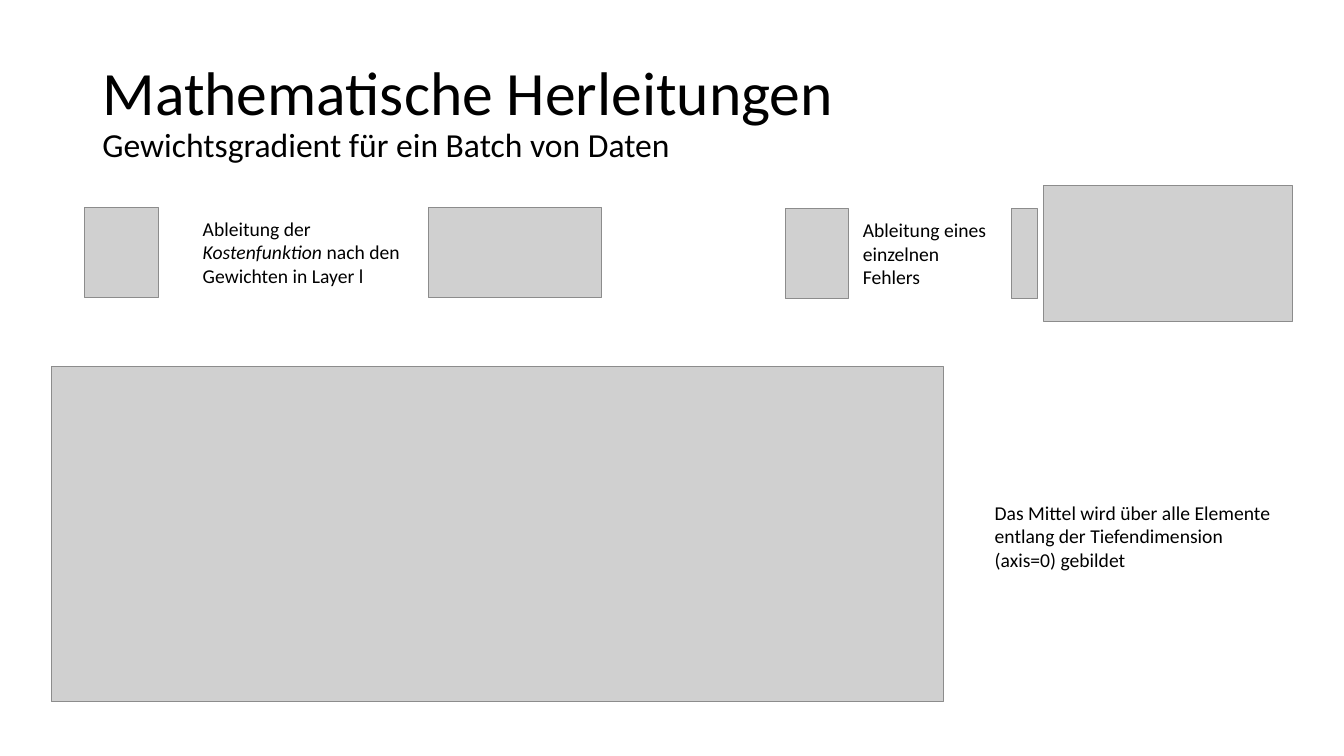
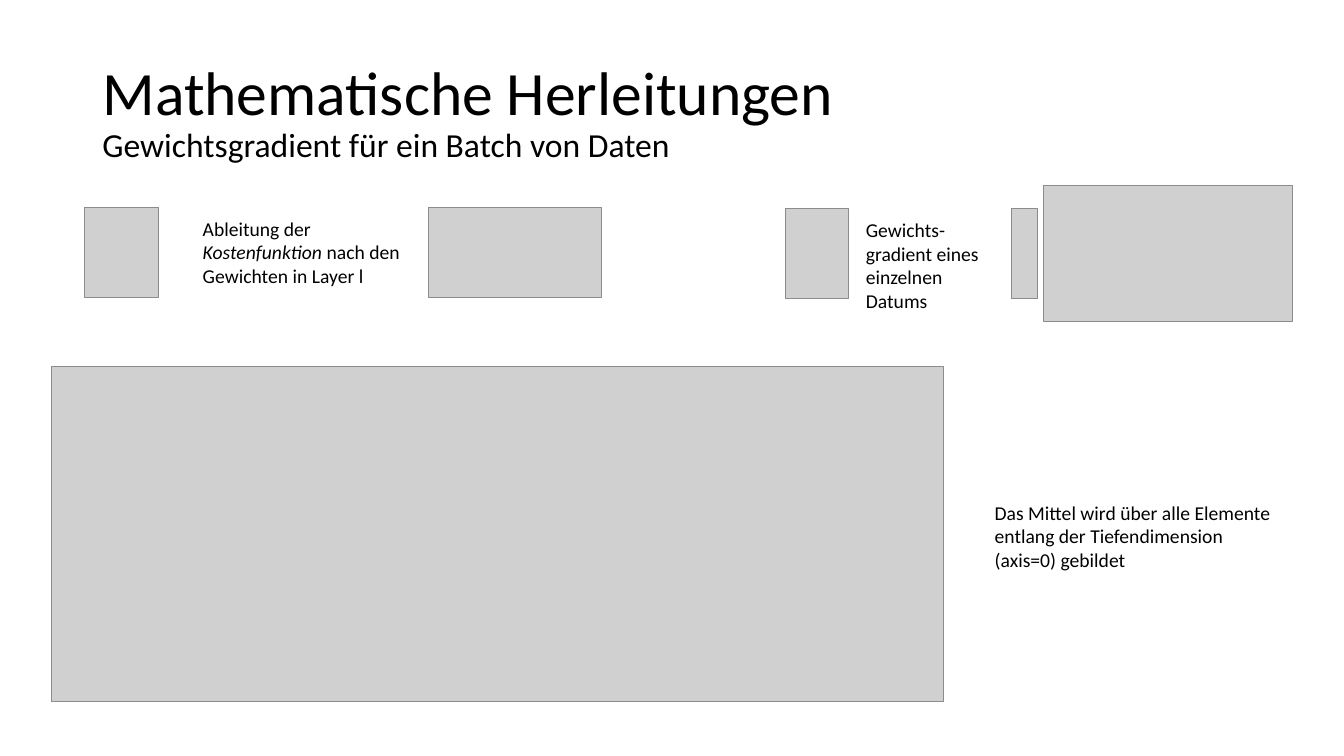
Before and after one commit to kevinsuedmersen/neural_networks_from_scratch, a slide deck: slide 13 of theory/submission/result_presentation.pptx. Drawn at 1344x756 pixels with LibreOffice and Linux fonts; fonts in the diff are those of the drawing; grey boxes stand for pictures. Boxes give left, top, right and bottom in pixels: in the first picture for what was removed or moved away, otherwise in the second. Text is boxed around its words. In the diff, an @@ line names an element or a change of style, - is before the commit and + after.

```diff
--- a/theory/submission/result_presentation.pptx
+++ b/theory/submission/result_presentation.pptx
@@ text at bbox=[866, 223, 979, 308]: text changed @@
-Ableitung eines einzelnen Fehlers
+Gewichts-
+gradient eines einzelnen Datums
```
Also in this commit, not shown: 2 slides added, 1 other file.
